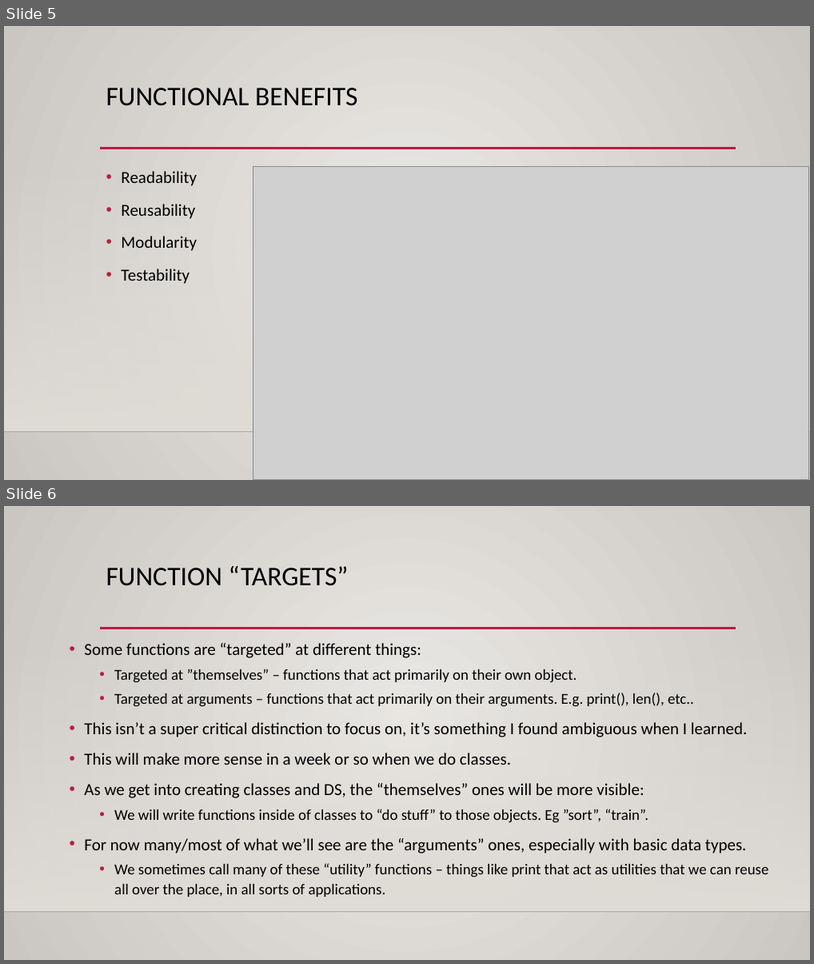
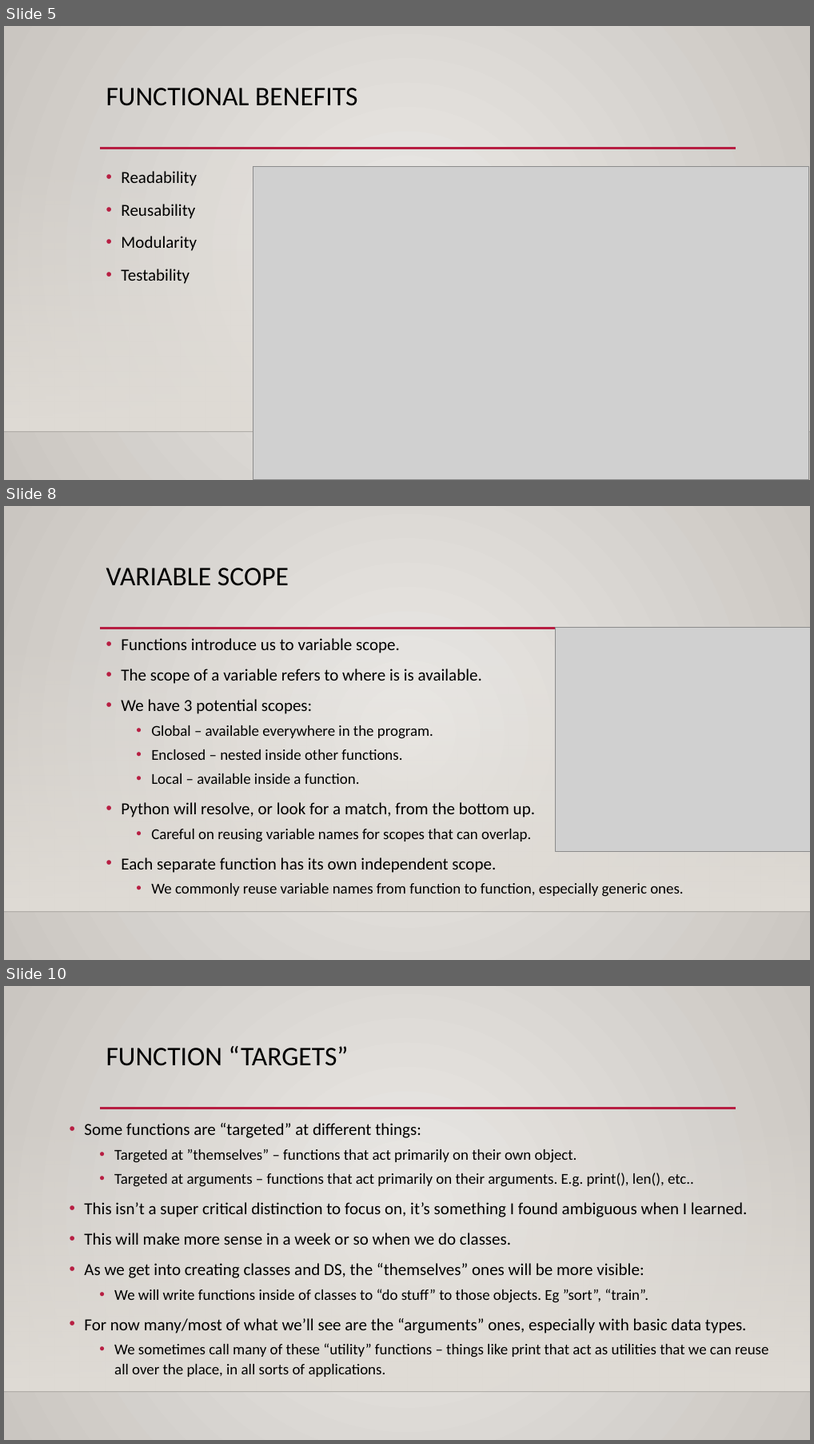
Before and after one commit to okohnkay/Programming_Basics_for_ML, a slide deck: course_material/slides/004_functions.pptx. Shown one above the other, each under a label of ours: slides 5 and 6 before the commit, slides 5, 8 and 10 after it; the slides between them are not shown. The pictures are 814x964 and 814x1444 pixels, drawn with LibreOffice and Linux fonts; fonts in the diff are those of the drawing; grey boxes stand for pictures; background and template pictures are left out. Boxes give left, top, right and bottom in pixels: in the first picture for what was removed or moved away, otherwise in the second. Text is boxed around its words. In the diff, an @@ line names an element or a change of style, - is before the commit and + after.

```diff
--- a/course_material/slides/004_functions.pptx
+++ b/course_material/slides/004_functions.pptx
@@ slide 8 added at [4,506,810,960], background gradient #ECEAE7 to #CAC7C1; not listed: 3 template elements that a slide beside it also shows @@
@@ title added at [106,568,289,586], 32 pt, text #000000 @@
+VARIABLE SCOPE
@@ text added at [121,638,683,896], 18 pt, text #000000 @@
+• Functions introduce us to variable scope.
+• The scope of a variable refers to where is is available.
+• We have 3 potential scopes:
+  • Global – available everywhere in the program.
+  • Enclosed – nested inside other functions.
+  • Local – available inside a function.
+• Python will resolve, or look for a match, from the bottom up.
+  • Careful on reusing variable names for scopes that can overlap.
+• Each separate function has its own independent scope.
+  • We commonly reuse variable names from function to function, especially generic ones.
@@ picture added at [556,628,810,852] @@
@@ what was slide 6 is now slide 10 @@
```
Also in this commit, not shown: 3 other slides added, 3 other files.
